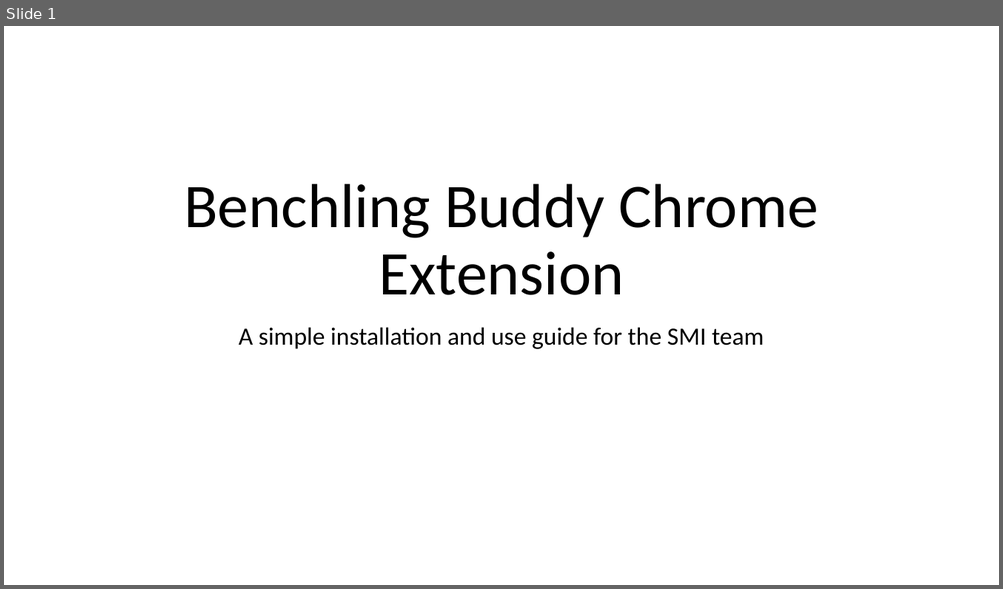
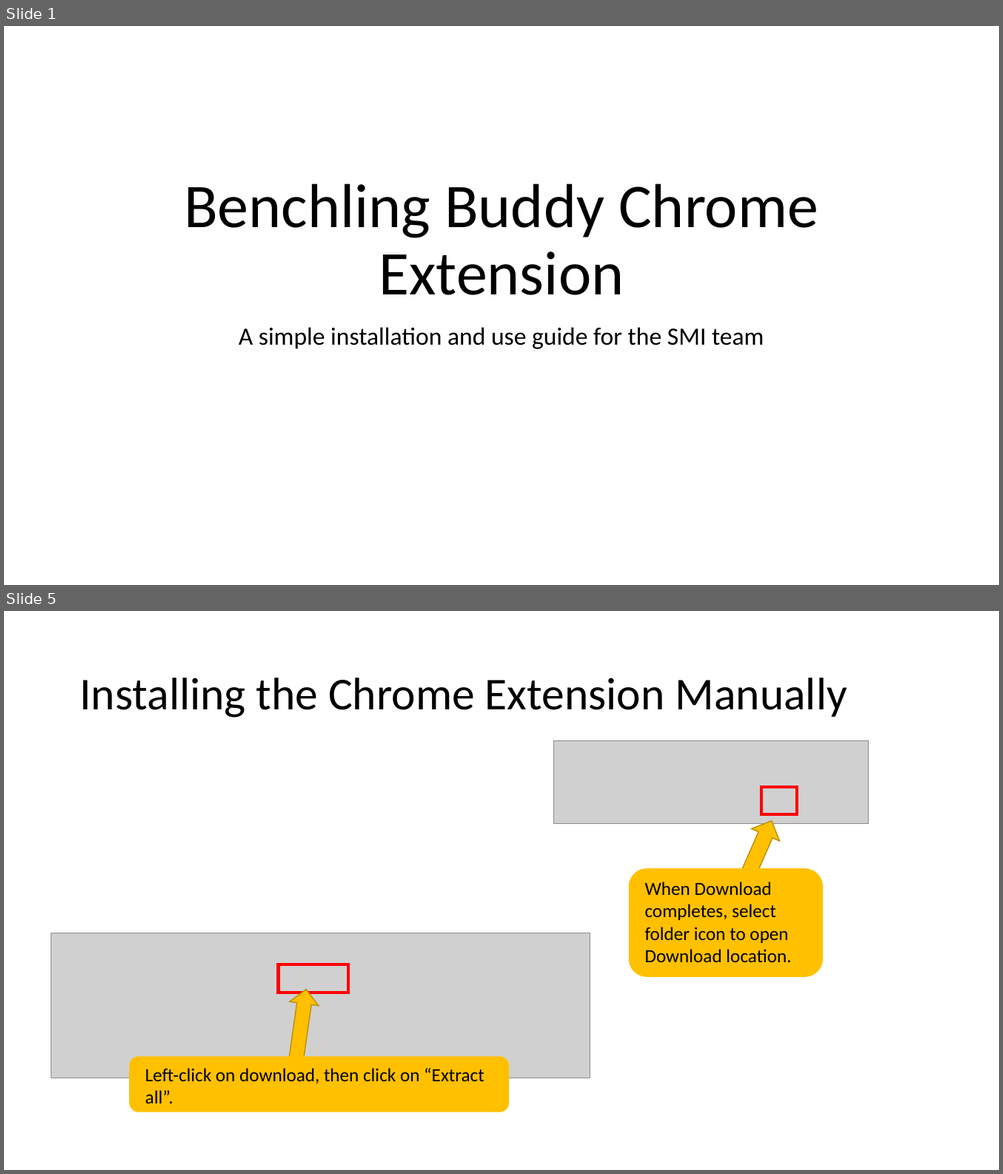
Before and after one commit to 1000000000000000000000000000000/BenchlingBuddy, a slide deck: README.pptx. Shown one above the other, each under a label of ours: slide 1 before the commit, slides 1 and 5 after it; the slides between them are not shown. The pictures are 1003x589 and 1003x1174 pixels, drawn with LibreOffice and Linux fonts; fonts in the diff are those of the drawing; grey boxes stand for pictures. Boxes give left, top, right and bottom in pixels: in the first picture for what was removed or moved away, otherwise in the second. Text is boxed around its words. In the diff, an @@ line names an element or a change of style, - is before the commit and + after.

```diff
--- a/README.pptx
+++ b/README.pptx
@@ slide 5 added at bbox=[4, 611, 999, 1170], background #FFFFFF @@
@@ title added at bbox=[79, 678, 847, 718], 44 pt, text #000000 @@
+Installing the Chrome Extension Manually
@@ picture added at bbox=[553, 741, 868, 823] @@
@@ rectangle added at bbox=[761, 787, 797, 815], outline #FF0000 3 pt @@
@@ left arrow added at bbox=[721, 815, 785, 911], fill #FFC000, outline #BD8E00 1 pt @@
@@ rounded rectangle added at bbox=[629, 869, 822, 977], fill #FFC000 @@
@@ text added at bbox=[645, 882, 791, 963], 18 pt, text #000000 @@
+When Download completes, select folder icon to open Download location.
@@ picture added at bbox=[51, 934, 590, 1078] @@
@@ rectangle added at bbox=[279, 965, 349, 993], outline #FF0000 3 pt @@
@@ left arrow added at bbox=[280, 988, 321, 1078], fill #FFC000, outline #BD8E00 1 pt @@
@@ rounded rectangle added at bbox=[129, 1057, 509, 1113], fill #FFC000 @@
@@ text added at bbox=[145, 1068, 484, 1104], 18 pt, text #000000 @@
+Left-click on download, then click on “Extract all”.
```
Also in this commit, not shown: 1 slide changed, 8 other slides added.
